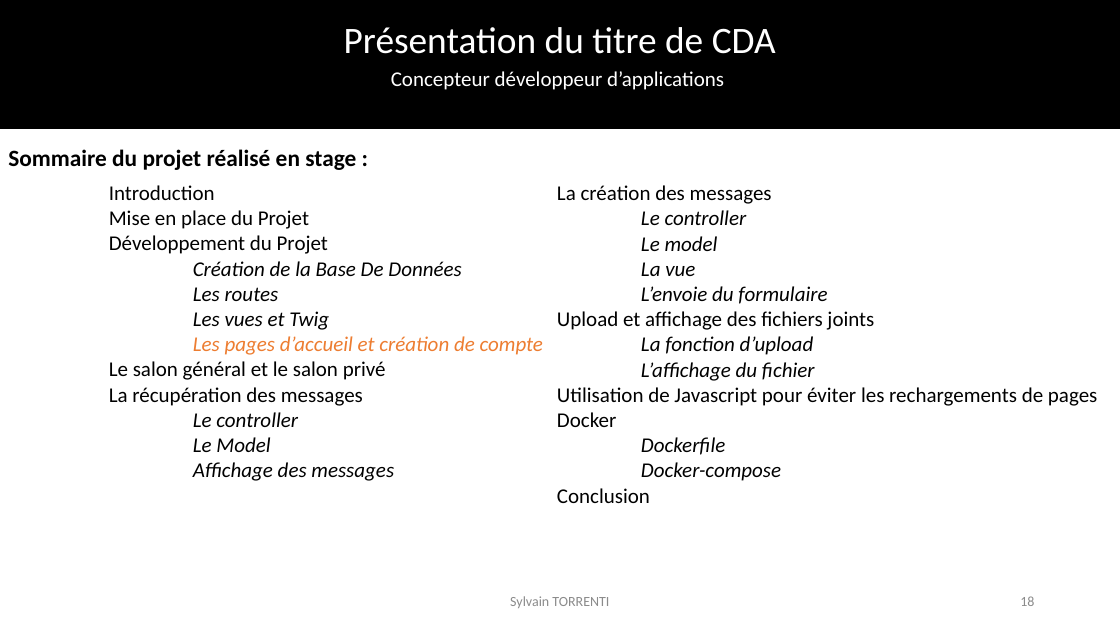
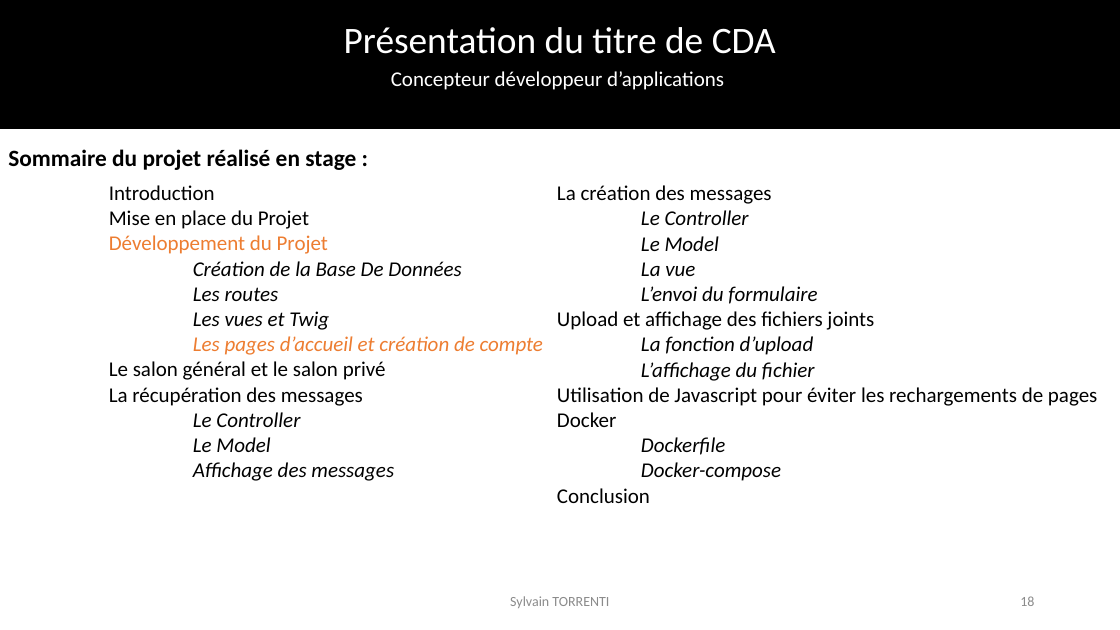
Before and after one commit to SylvainTorrenti/PERSO-Dossier-Projet, a slide deck: slide 18 of Presentation examen final.pptx. Drawn at 1120x630 pixels with LibreOffice and Linux fonts; fonts in the diff are those of the drawing; background and template pictures are left out. Boxes give left, top, right and bottom in pixels: in the first picture for what was removed or moved away, otherwise in the second. Text is boxed around its words. In the diff, an @@ line names an element or a change of style, - is before the commit and + after.

```diff
--- a/Presentation examen final.pptx
+++ b/Presentation examen final.pptx
@@ text at <box>109,235,328,254</box>: text colour #000000 to #ED7D31 in "Développement du Projet" @@
@@ text at <box>641,210,749,251</box>: text changed @@
-Le controller
-Le model
+Le Controller
+Le Model
@@ text at <box>641,286,817,304</box>: text changed @@
-L’envoie du formulaire
+L’envoi du formulaire
@@ text at <box>193,412,300,427</box>: text changed @@
-Le controller
+Le Controller
```
Also in this commit, not shown: 33 other slides changed, 36 slides added, 1 slide removed, 6 other files.
